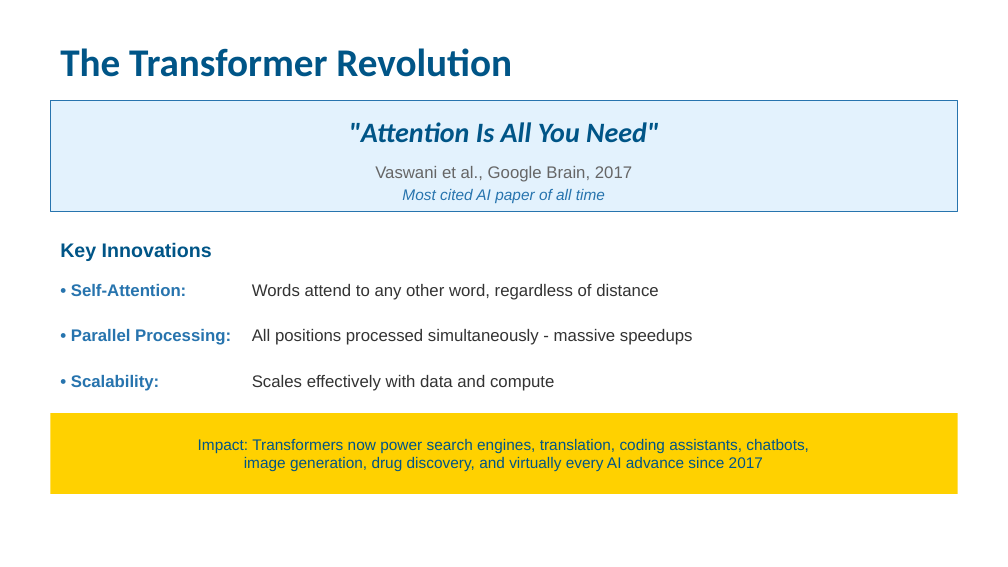
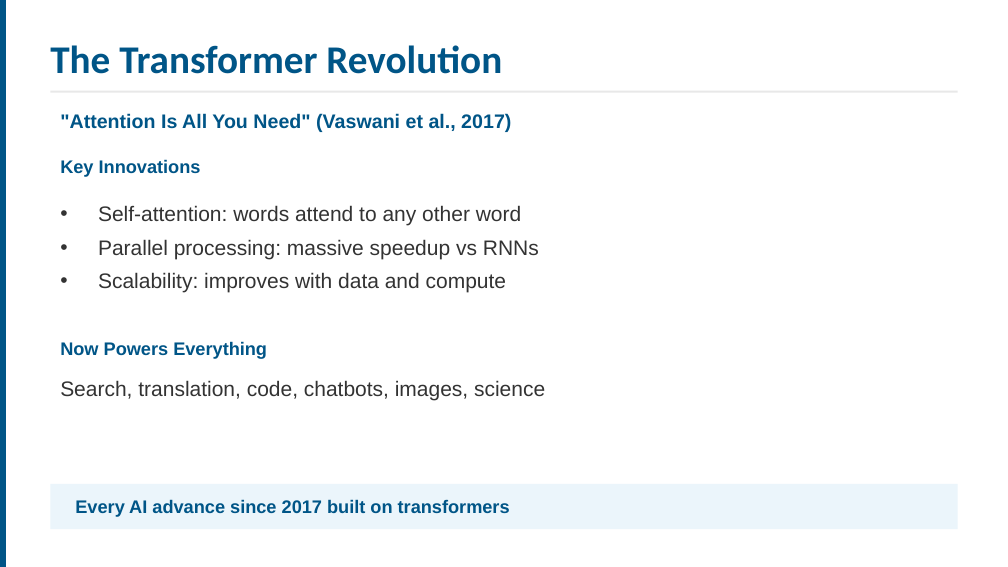
Before and after one commit to ucla-anderson-SSAI/SSAI, a slide deck: slide 11 of Slides/Week7.pptx (slide 13 before the commit). Drawn at 1008x567 pixels with LibreOffice and Linux fonts; fonts in the diff are those of the drawing. Boxes give left, top, right and bottom in pixels: in the first picture for what was removed or moved away, otherwise in the second. Text is boxed around its words. In the diff, an @@ line names an element or a change of style, - is before the commit and + after.

```diff
--- a/Slides/Week7.pptx
+++ b/Slides/Week7.pptx
@@ rectangle added at (x1=0, y1=0, x2=6, y2=566), fill #005587 @@
@@ text "The Transformer Revolution" moved from (x1=60, y1=48, x2=512, y2=77) to (x1=50, y1=45, x2=502, y2=74) @@
@@ rectangle resized from (x1=50, y1=101, x2=958, y2=212) to (x1=50, y1=91, x2=958, y2=93) @@
@@ rectangle at (x1=50, y1=91, x2=958, y2=93): fill #E3F2FD to #E8E8E8; outline #2774AE 1 pt to none @@
@@ text at (x1=60, y1=113, x2=511, y2=132): text changed; size 20 to 14 pt; font Calibri to Arial; italic off @@
-"Attention Is All You Need"
+"Attention Is All You Need" (Vaswani et al., 2017)
@@ text "Key Innovations" moved from (x1=60, y1=242, x2=212, y2=261) to (x1=60, y1=159, x2=201, y2=177) @@
@@ text "Key Innovations" at (x1=60, y1=159, x2=201, y2=177): size 14 to 13 pt @@
@@ text removed at (x1=375, y1=166, x2=632, y2=182) @@
-Vaswani et al., Google Brain, 2017
@@ text added at (x1=98, y1=205, x2=539, y2=293), 15 pt, text #333333 @@
+• Self-attention: words attend to any other word
+• Parallel processing: massive speedup vs RNNs
+• Scalability: improves with data and compute
@@ text removed at (x1=402, y1=189, x2=605, y2=203) @@
-Most cited AI paper of all time
@@ text removed at (x1=71, y1=284, x2=187, y2=296) @@
-• Self-Attention:
@@ text removed at (x1=252, y1=284, x2=658, y2=300) @@
-Words attend to any other word, regardless of distance
@@ text removed at (x1=71, y1=329, x2=231, y2=345) @@
-• Parallel Processing:
@@ text removed at (x1=252, y1=329, x2=693, y2=345) @@
-All positions processed simultaneously - massive speedups
@@ text added at (x1=60, y1=341, x2=267, y2=359), 13 pt, text #005587, bold @@
+Now Powers Everything
@@ text added at (x1=60, y1=380, x2=545, y2=400), 15 pt, text #333333 @@
+Search, translation, code, chatbots, images, science
@@ text removed at (x1=71, y1=375, x2=160, y2=391) @@
-• Scalability:
@@ text removed at (x1=252, y1=375, x2=554, y2=391) @@
-Scales effectively with data and compute
@@ rectangle resized from (x1=50, y1=413, x2=958, y2=494) to (x1=50, y1=484, x2=958, y2=529) @@
@@ rectangle at (x1=50, y1=484, x2=958, y2=529): fill #FFD100 to #EBF5FB @@
@@ text at (x1=75, y1=499, x2=510, y2=517): text changed; size 11 to 13 pt; bold on @@
-Impact: Transformers now power search engines, translation, coding assistants, chatbots,
-image generation, drug discovery, and virtually every AI advance since 2017
+Every AI advance since 2017 built on transformers
```
Also in this commit, not shown: 6 other slides changed, 17 slides added, 20 slides removed, 27 other files.
